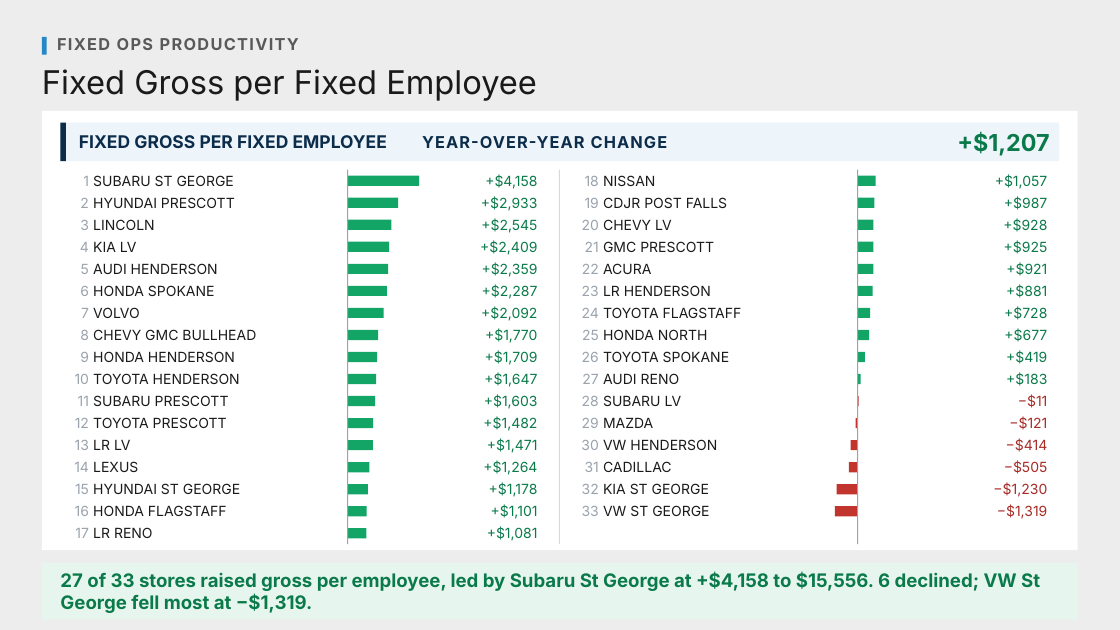
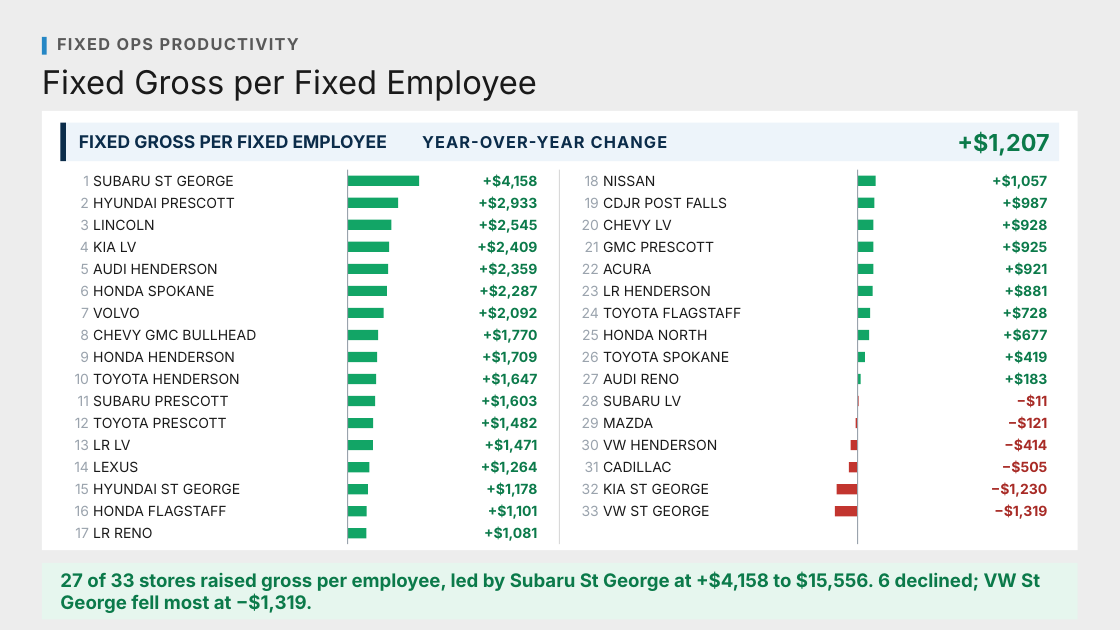
Before and after one commit to Ndresner/Noah, a slide deck: slide 4 of day2-deck/decks/Fixed Ops Productivity - House Style.pptx. Drawn at 1120x630 pixels with LibreOffice and Linux fonts; fonts in the diff are those of the drawing. Boxes give left, top, right and bottom in pixels: in the first picture for what was removed or moved away, otherwise in the second. Text is boxed around its words. In the diff, an @@ line names an element or a change of style, - is before the commit and + after.

```diff
--- a/day2-deck/decks/Fixed Ops Productivity - House Style.pptx
+++ b/day2-deck/decks/Fixed Ops Productivity - House Style.pptx
@@ bold on in 33 elements at [483, 174, 538, 189], [478, 196, 537, 211], [479, 218, 538, 233], [477, 240, 537, 255], [479, 262, 538, 277], [479, 284, 537, 299], [478, 306, 537, 321], [483, 328, 538, 343], [482, 350, 537, 365], [482, 372, 538, 387], [481, 394, 537, 409], [481, 416, 538, 431], [485, 438, 538, 453], [481, 460, 538, 475], [486, 482, 537, 497], [488, 504, 538, 519], [484, 526, 537, 541], [992, 174, 1047, 189], [1002, 196, 1047, 210], [1002, 218, 1048, 232], [1002, 240, 1047, 254], [1005, 262, 1048, 276], [1005, 284, 1048, 298], [1003, 306, 1048, 320], [1003, 328, 1047, 342], [1005, 350, 1048, 364], [1005, 372, 1048, 386], [1017, 394, 1048, 408], [1008, 416, 1047, 430], [1004, 438, 1047, 452], [1002, 460, 1047, 474], [991, 482, 1048, 497], [994, 504, 1047, 519] @@
```
Also in this commit, not shown: 7 other slides changed, 41 other files.
